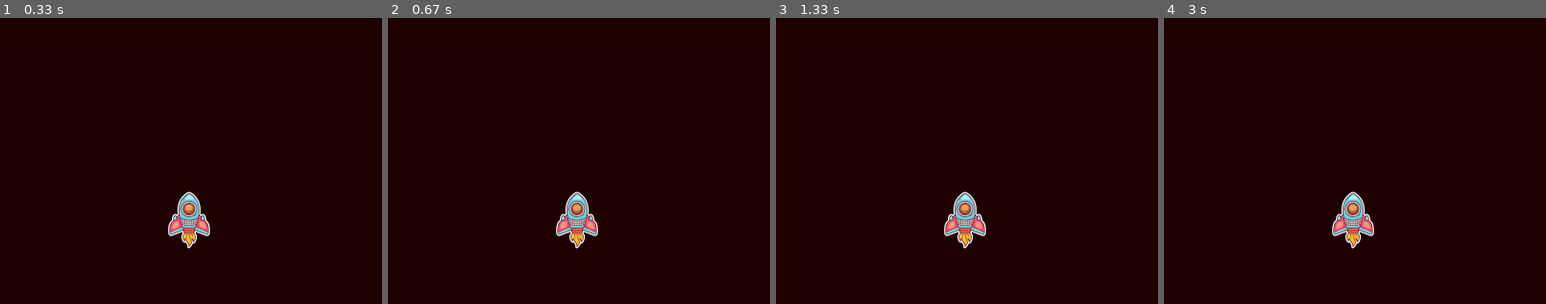
Above: before the commit, frames 1-4 (left to right).
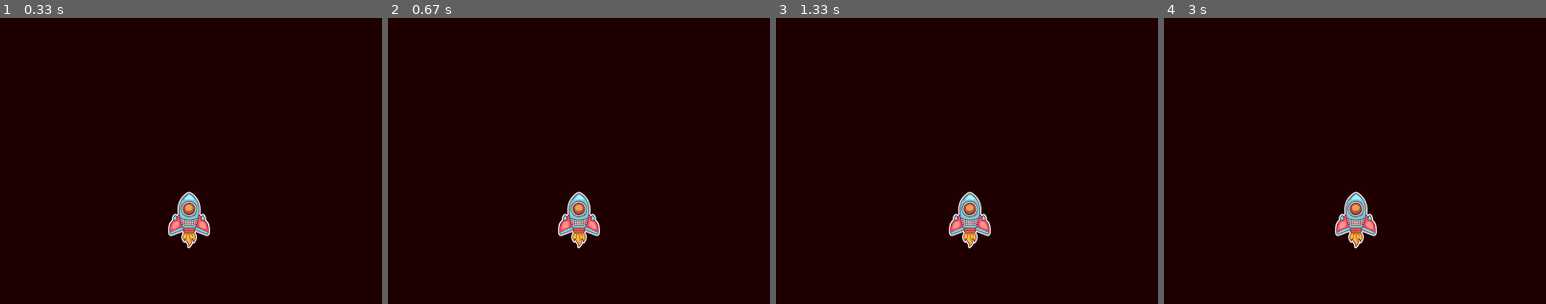
Above: after the commit, the same moments.

Repository: ManojPriyanjana/PyGame1
Game: pygame game, started from main.py
Two runs of this game, one before a commit and one after it. Both use one fixed random seed, a clock stepped at 60 frames per second and the inputs below.
Inputs:
- Up to frame 1 (0.33 s): no input
- Up to frame 2 (0.67 s): hold Right from 0.33 s (still down)
- Up to frame 3 (1.33 s): release Right at 0.8 s; hold Right 0.83-1.3 s
- Up to frame 4 (3 s): hold Left 1.33-1.87 s; hold Left 1.9-2.3 s; hold Right 2.33-2.97 s
The pictures show only the part of the screen within x 26-76%, y 50-100%; the shares and areas given below are measured in that part.

Frame 1 is identical in both runs. In frame 2, 1.1% of the frame differs, in the area x 44-56%, y 60-81%; in frame 3, 1.4%, in the area x 44-57%, y 60-81%; in frame 4, 1.2%.

Commit message:
Stage 2-->moveing right and left

Diff:
--- a/main.py
+++ b/main.py
@@ -14,9 +14,10 @@
 playerImg = pygame.image.load("sources Manoj/GameImage/rocket.png")
 playerX =370
 playerY =480
+playerX_change = 0
 
-def player():
-    screen.blit(playerImg,(playerX,playerY))# blit == drow
+def player(x,y):
+    screen.blit(playerImg,(x,y))# blit == drow
 
 
 
@@ -30,8 +31,20 @@
         if event.type == pygame.QUIT:
             running = False
 
+        # if keystroke is pressed check wether its right ot left
+        if event.type  == pygame.KEYDOWN:
+            print("A keystoke is pressed")
+            if event.key == pygame.K_LEFT:
+                playerX_change =-0.1
+            if event.key == pygame.K_RIGHT:
+                playerX_change = 0.1
+                print("Right arrow is pressed")
+        if event.type == pygame.KEYUP:
+            if event.key == pygame .K_LEFT or event.key == pygame.K_RIGHT:
+                playerX_change=0
+                print("KeyStoke has been released")
 
-
-
-    player()
+    #5 = 5 + -0.1=5
+    playerX += playerX_change
+    player(playerX,playerY)
     pygame.display.update()
